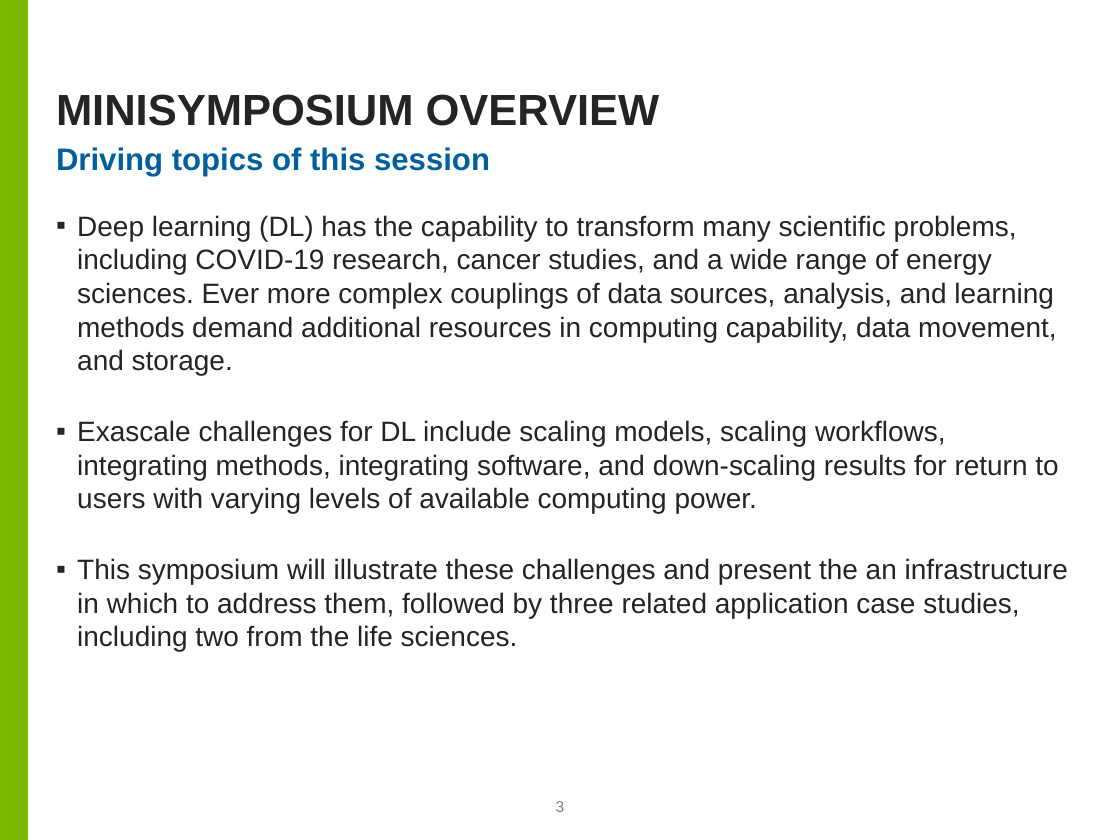
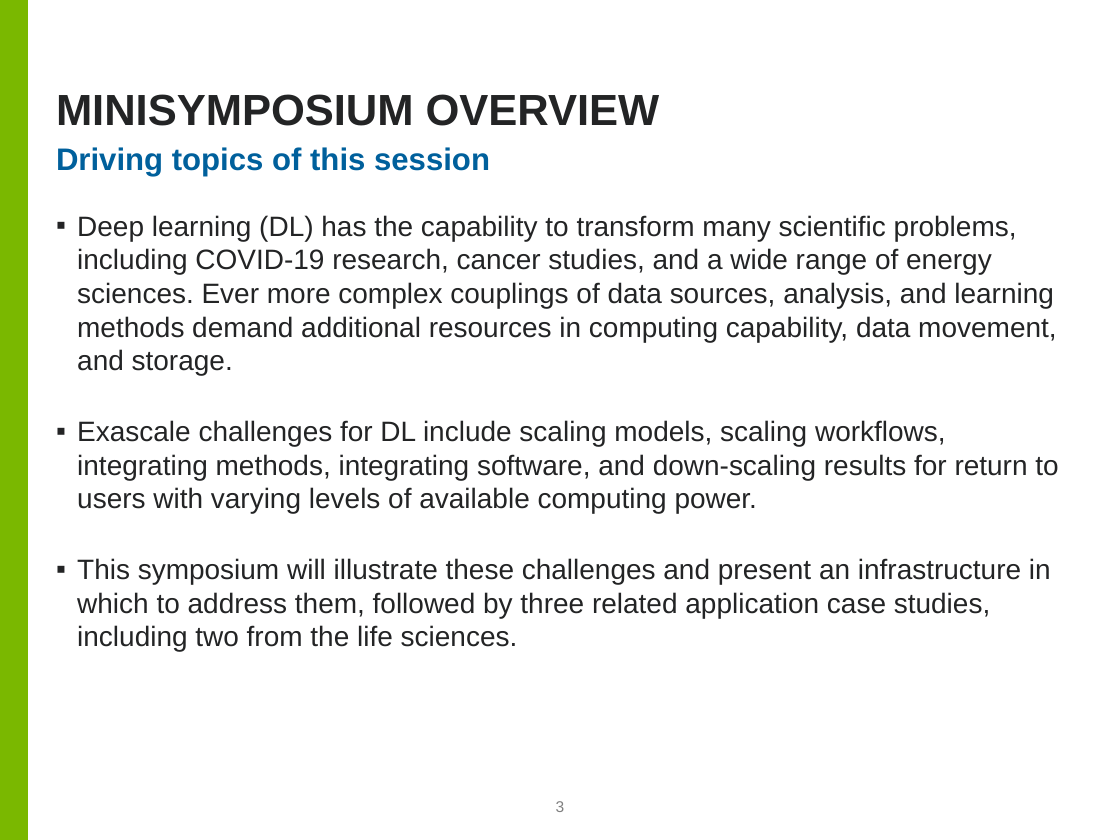
Before and after one commit to ECP-CANDLE/Tutorials, a slide deck: slide 3 of 2021/PASC/Intro.pptx. Drawn at 1120x840 pixels with LibreOffice and Linux fonts; fonts in the diff are those of the drawing; background and template pictures are left out. Boxes give left, top, right and bottom in pixels: in the first picture for what was removed or moved away, otherwise in the second. Text is boxed around its words. In the diff, an @@ line names an element or a change of style, - is before the commit and + after.

Commit message:
Ready

```diff
--- a/2021/PASC/Intro.pptx
+++ b/2021/PASC/Intro.pptx
@@ text at [77, 558, 1051, 652]: text changed @@
-▪ This symposium will illustrate these challenges and present the an infrastructure in which to address them, followed by three related application case studies, including two from the life sciences.
+▪ This symposium will illustrate these challenges and present an infrastructure in which to address them, followed by three related application case studies, including two from the life sciences.
```
Also in this commit, not shown: 1 other slide changed.
